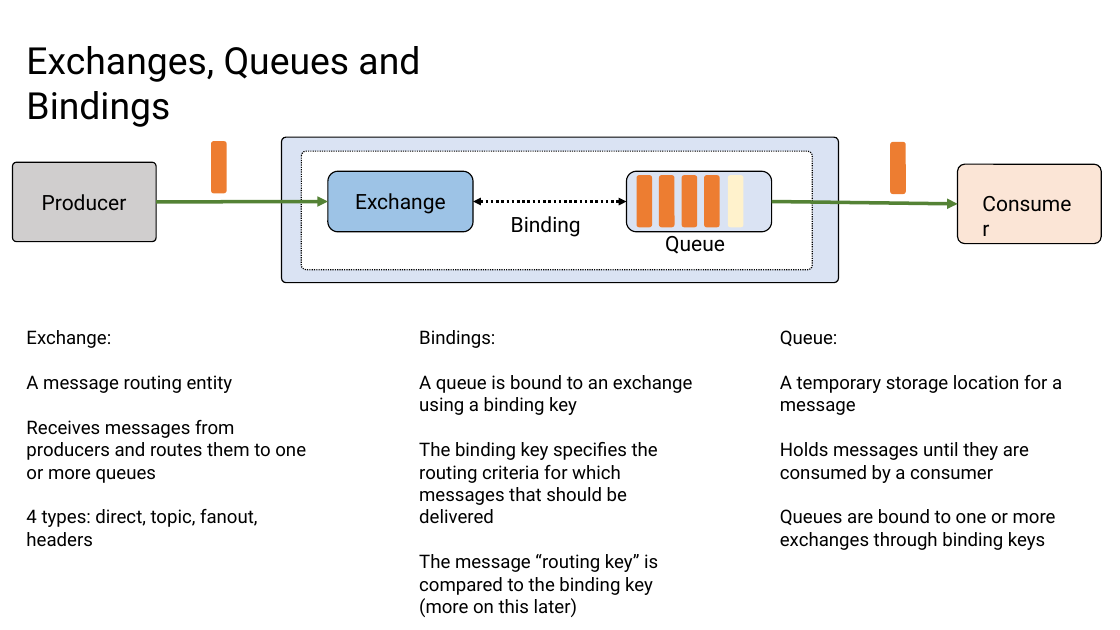
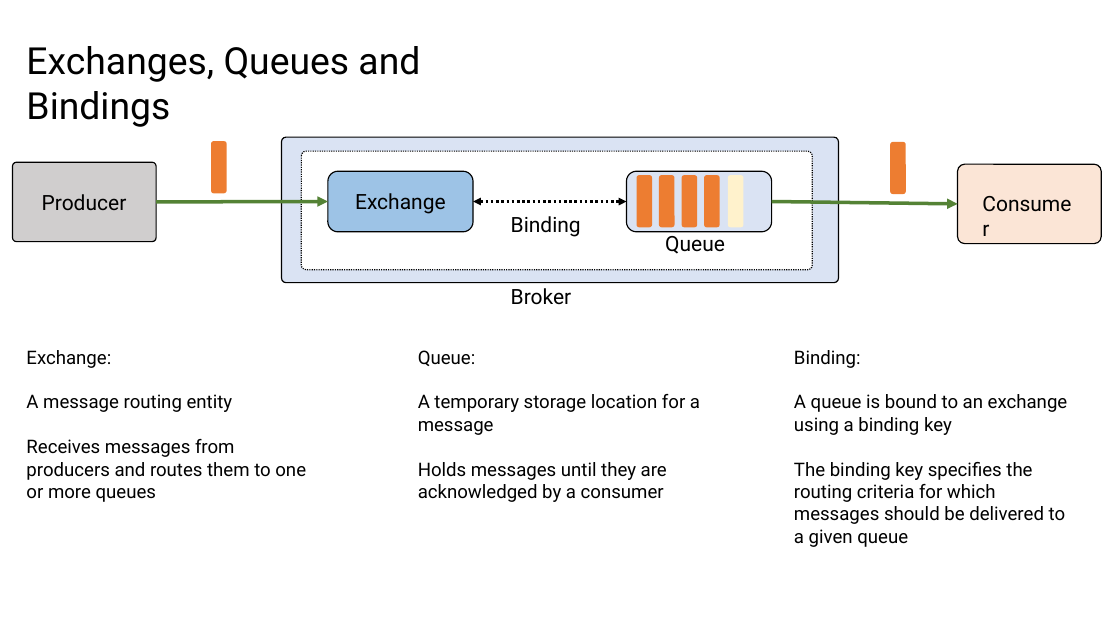
Before and after one commit to roblappcoupa/rabbitmq-presentation, a slide deck: slide 11 of Docs/RabbitMQ.pptx (slide 9 before the commit). Drawn at 1120x630 pixels with LibreOffice and Linux fonts; fonts in the diff are those of the drawing. Boxes give left, top, right and bottom in pixels: in the first picture for what was removed or moved away, otherwise in the second. Text is boxed around its words. In the diff, an @@ line names an element or a change of style, - is before the commit and + after.

```diff
--- a/Docs/RabbitMQ.pptx
+++ b/Docs/RabbitMQ.pptx
@@ text added at [511,288,572,305], 18 pt, text #000000 @@
+Broker
@@ text "Exchange:": place and size @@
-text "Exchange:" at [26,330,306,546]
+text "Exchange:" at [26,350,306,502]
@@ text "Queue:": place and size @@
-text "Queue:" at [780,330,1062,550]
+text "Queue:" at [418,350,700,502]
@@ text "Binding:": place and size @@
-text "Binding:" at [419,330,693,617]
+text "Binding:" at [794,350,1068,547]
@@ text at [794,350,861,368]: text changed @@
-Bindings:
+Binding:
@@ text at [418,462,667,502]: text changed @@
-Holds messages until they are consumed by a consumer
-Queues are bound to one or more exchanges through binding keys
+Holds messages until they are acknowledged by a consumer
@@ text at [794,462,1066,547]: text changed @@
-The binding key specifies the routing criteria for which messages that should be delivered
-The message “routing key” is compared to the binding key (more on this later)
+The binding key specifies the routing criteria for which messages should be delivered to a given queue
@@ text at [26,509,257,546]: paragraph removed @@
-4 types: direct, topic, fanout, headers
```
Also in this commit, not shown: 14 other slides changed, 3 slides added, 1 other file.
